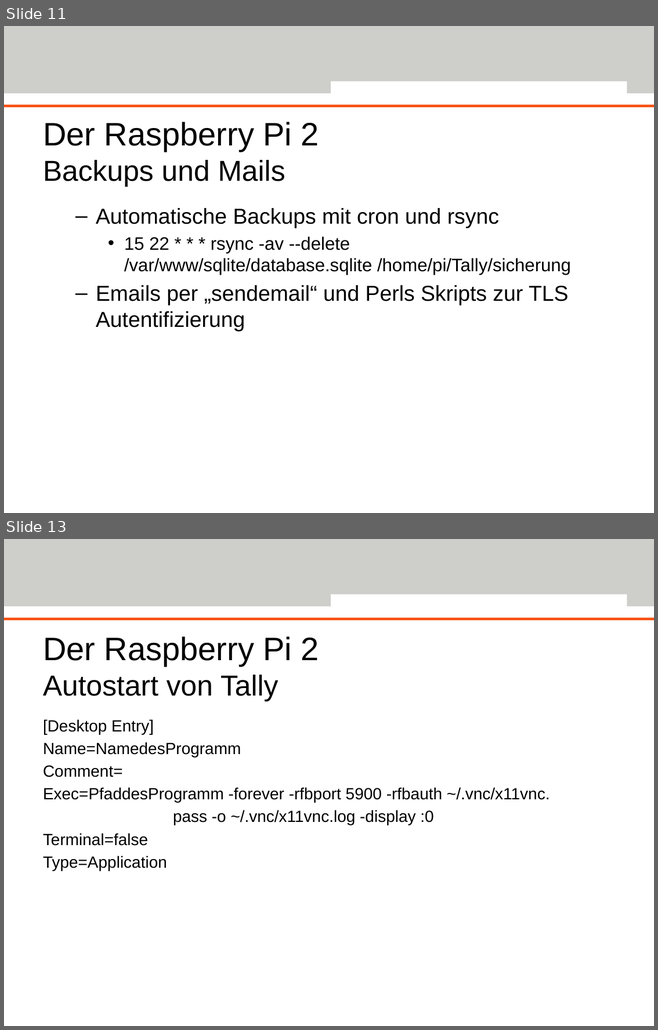
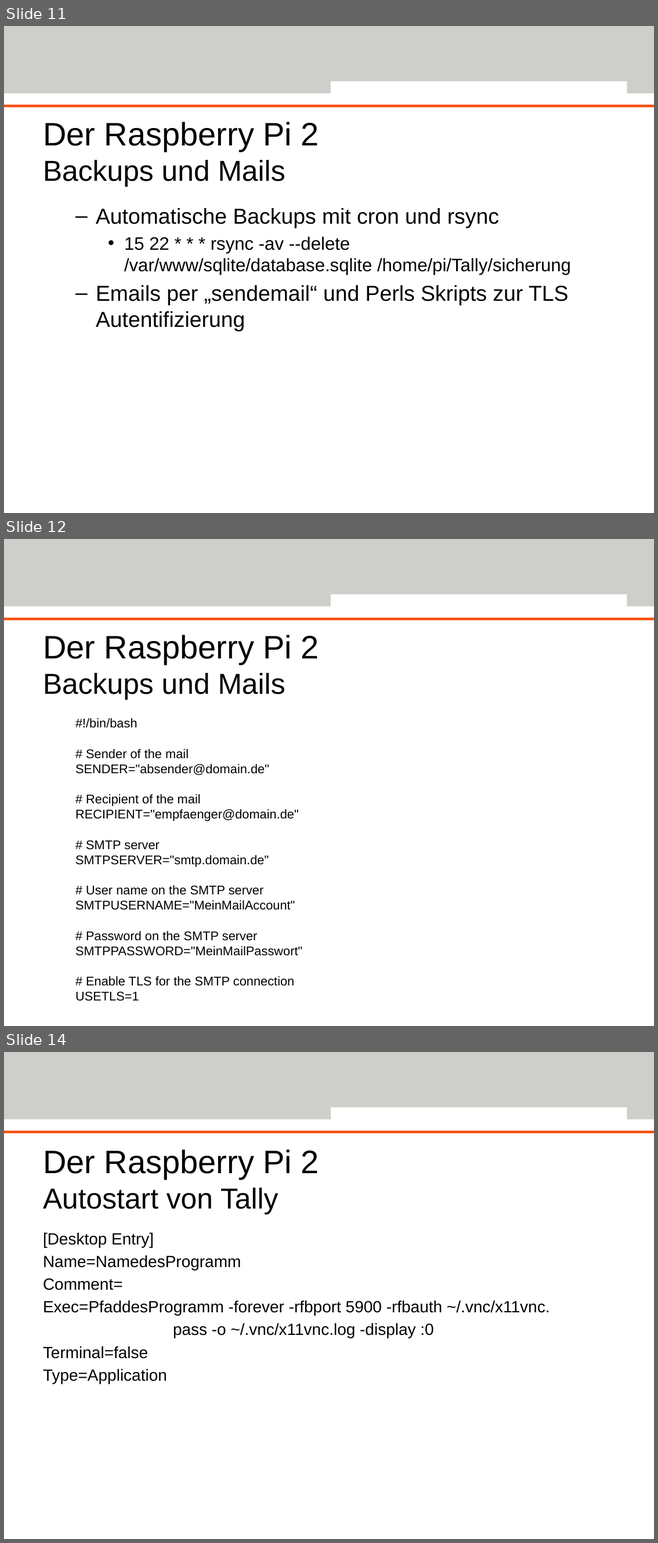
Before and after one commit to Deltachi/Tally_Teamproject, a slide deck: documents/presentation/TallyFinal.pptx. Shown one above the other, each under a label of ours: slides 11 and 13 before the commit, slides 11, 12 and 14 after it; the slides between them are not shown. The pictures are 658x1030 and 658x1543 pixels, drawn with LibreOffice and Linux fonts; fonts in the diff are those of the drawing; background and template pictures are left out. Boxes give left, top, right and bottom in pixels: in the first picture for what was removed or moved away, otherwise in the second. Text is boxed around its words. In the diff, an @@ line names an element or a change of style, - is before the commit and + after.

```diff
--- a/documents/presentation/TallyFinal.pptx
+++ b/documents/presentation/TallyFinal.pptx
@@ slide 12 added at (x1=4, y1=539, x2=654, y2=1026), background #FFFFFF; not listed: 3 template elements that a slide beside it also shows @@
@@ title added at (x1=43, y1=635, x2=319, y2=700), 36 pt, text #000000 @@
+Der Raspberry Pi 2
+Backups und Mails
@@ text added at (x1=75, y1=718, x2=302, y2=1001), 14 pt, text #000000 @@
+  #!/bin/bash
+  # Sender of the mail
+  SENDER="absender@domain.de"
+  # Recipient of the mail
+  RECIPIENT="empfaenger@domain.de"
+  # SMTP server
+  SMTPSERVER="smtp.domain.de"
+  # User name on the SMTP server
+  SMTPUSERNAME="MeinMailAccount"
+  # Password on the SMTP server
+  SMTPPASSWORD="MeinMailPasswort"
+  # Enable TLS for the SMTP connection
+  USETLS=1
@@ what was slide 13 is now slide 14 @@
```
Also in this commit, not shown: 2 slides changed, 3 other slides added, 5 other files.
